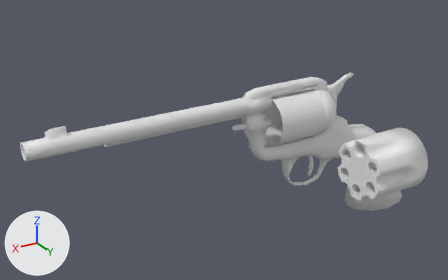
Two versions of the Blender file Revolver/Revolver.blend, one commit apart.
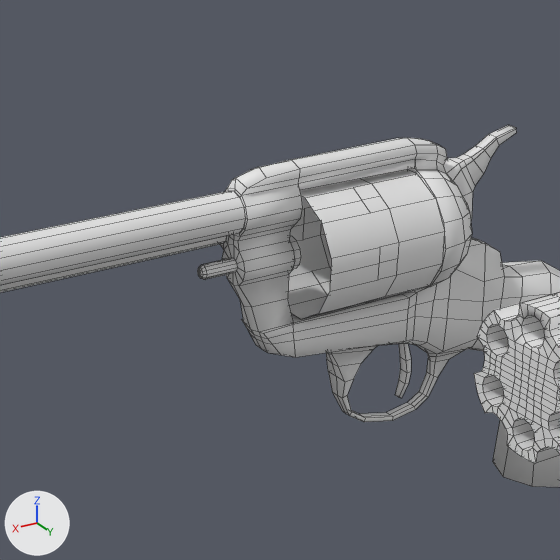
Old and new are each drawn whole from a 50 mm camera at (7.16, 10.78, 6.21) aimed at (0.93, 0.41, 1.03) and again close up on the part from 35% to 83% of the width and 9% to 85% of the height. Every picture has the same lights, and +X, +Y and +Z are marked at lower left. The close-ups show mesh edges as thin lines. The same objects are shown in both versions, whatever each file hides.

In view in the first close-up: 'BezierCurve.001'.
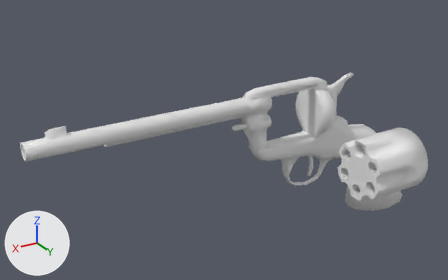
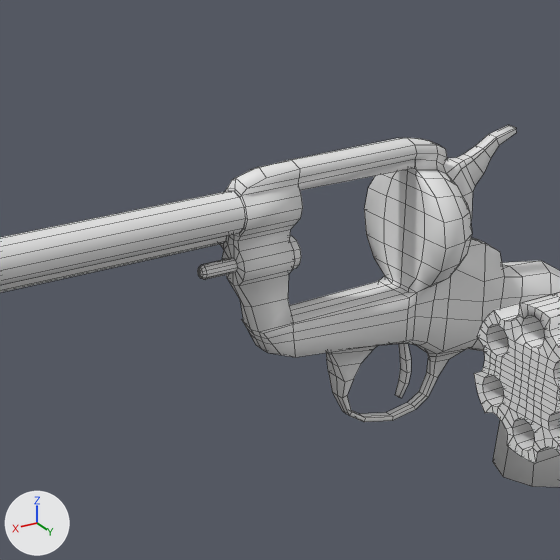
Pixel boxes [x1, y1, x2, y2] of what changed, in the close-ups (560 x 560 px):
part 1 of me_mesh_001, deleted
    before: [288, 170, 445, 319]

The change, as a list of edits to the scene's bpy script:
```text
Change me_mesh_001:
    where me_mesh_001.from_pydata(...)  # 1351 vertices, 1323 faces; spans x -3.88..6.08, y -0.6..3.6, z -1.96..1.88
    used by ob_beziercurve_001; location = (-1.103, 0.0, 0.0)
    me_mesh_001 part 1: the loose piece of 66 vertices spanning x -0.6..0.62, y -0.56..0.56, z 0.46..1.58 is deleted
```
